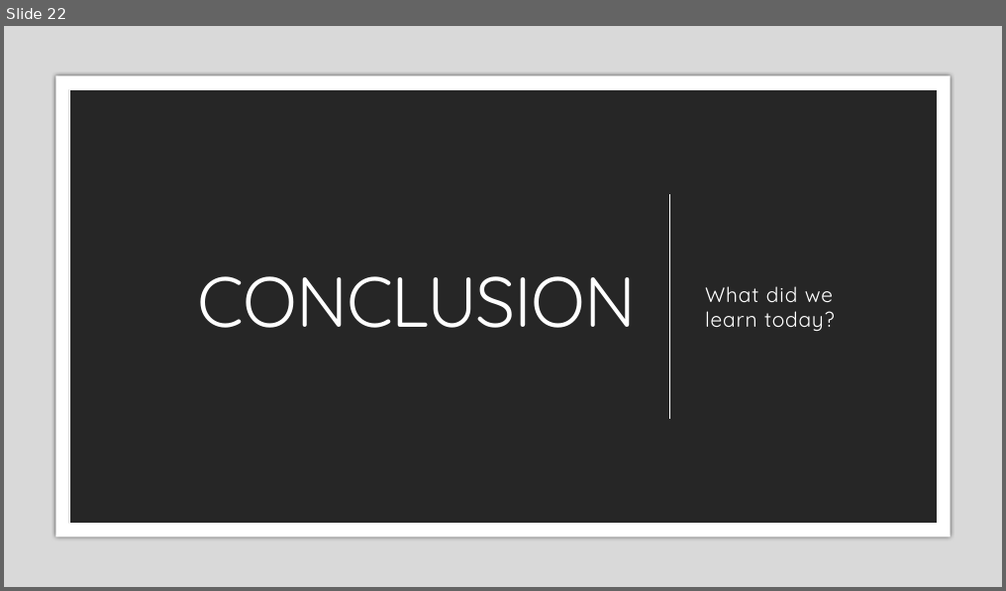
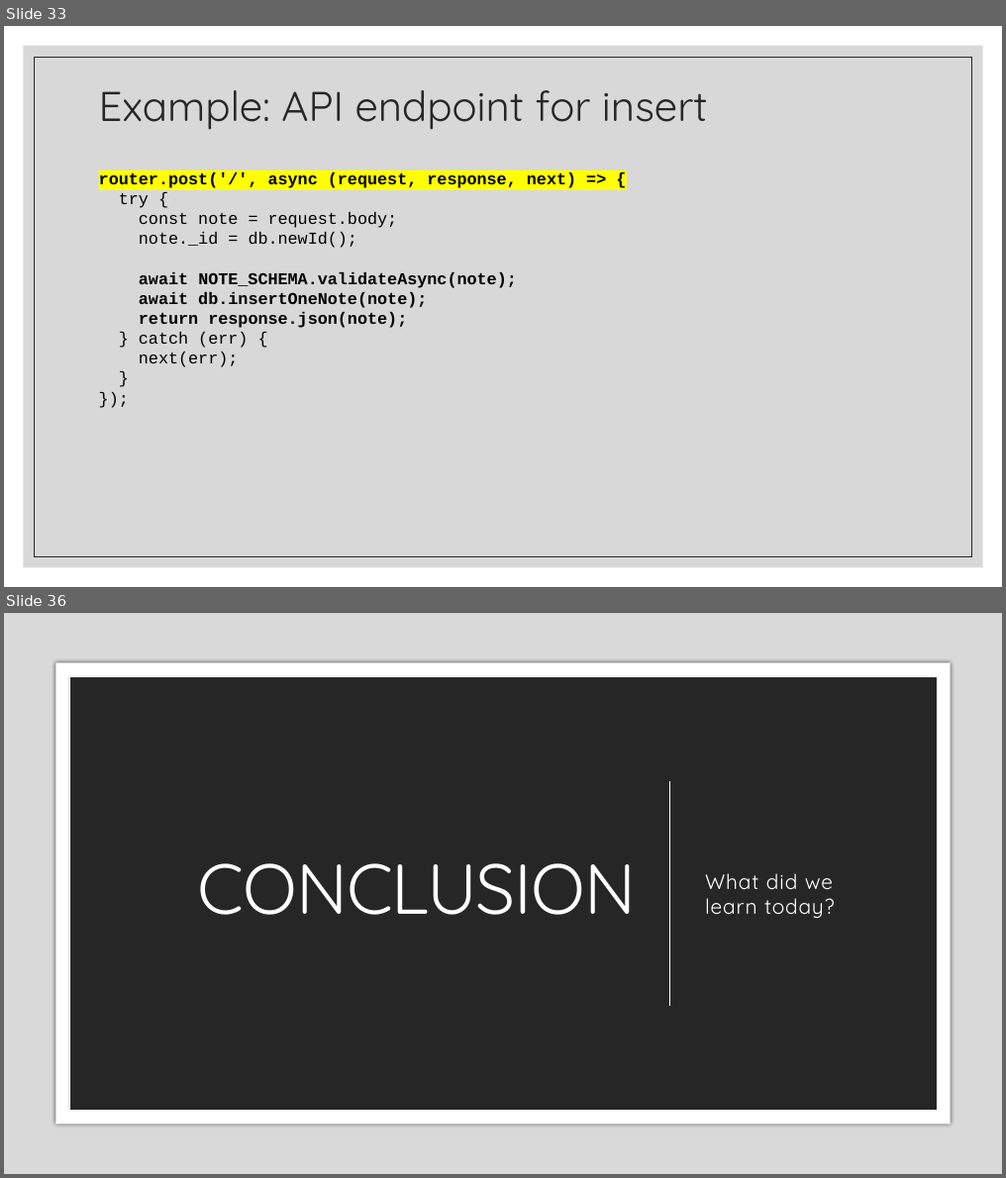
Before and after one commit to zackstotts/base-node-curriculum, a slide deck: unit_03/slides/02 MongoDB & Node.pptx. Shown one above the other, each under a label of ours: slide 22 before the commit, slides 33 and 36 after it; the slides between them are not shown. The pictures are 1006x591 and 1006x1178 pixels, drawn with LibreOffice and Linux fonts; fonts in the diff are those of the drawing. Boxes give left, top, right and bottom in pixels: in the first picture for what was removed or moved away, otherwise in the second. Text is boxed around its words. In the diff, an @@ line names an element or a change of style, - is before the commit and + after.

```diff
--- a/unit_03/slides/02 MongoDB & Node.pptx
+++ b/unit_03/slides/02 MongoDB & Node.pptx
@@ slide 33 added at (4,26,1002,587), background #FFFFFF @@
@@ rectangle added at (24,46,983,568), fill #BFBFBF at 60% opacity @@
@@ rectangle added at (35,57,972,557), outline #262626 0.5 pt @@
@@ title added at (99,90,708,130), 40 pt, text #262626 @@
+Example: API endpoint for insert
@@ text added at (99,172,576,368), 16 pt, text #000000, bold @@
+router.post('/', async (request, response, next) => {
+try {
+const note = request.body;
+note._id = db.newId();
+await NOTE_SCHEMA.validateAsync(note);
+await db.insertOneNote(note);
+return response.json(note);
+} catch (err) {
+next(err);
+}
+});
@@ what was slide 22 is now slide 36 @@
```
Also in this commit, not shown: 7 slides changed, 14 other slides added, 1 slide removed.
